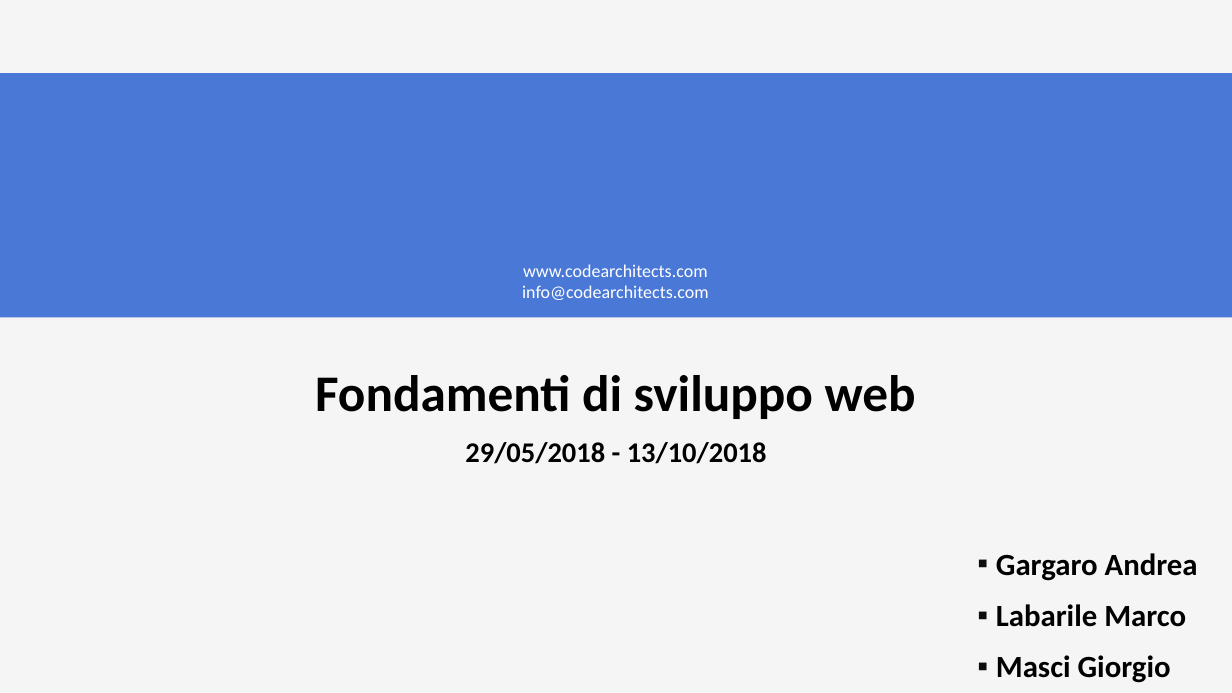
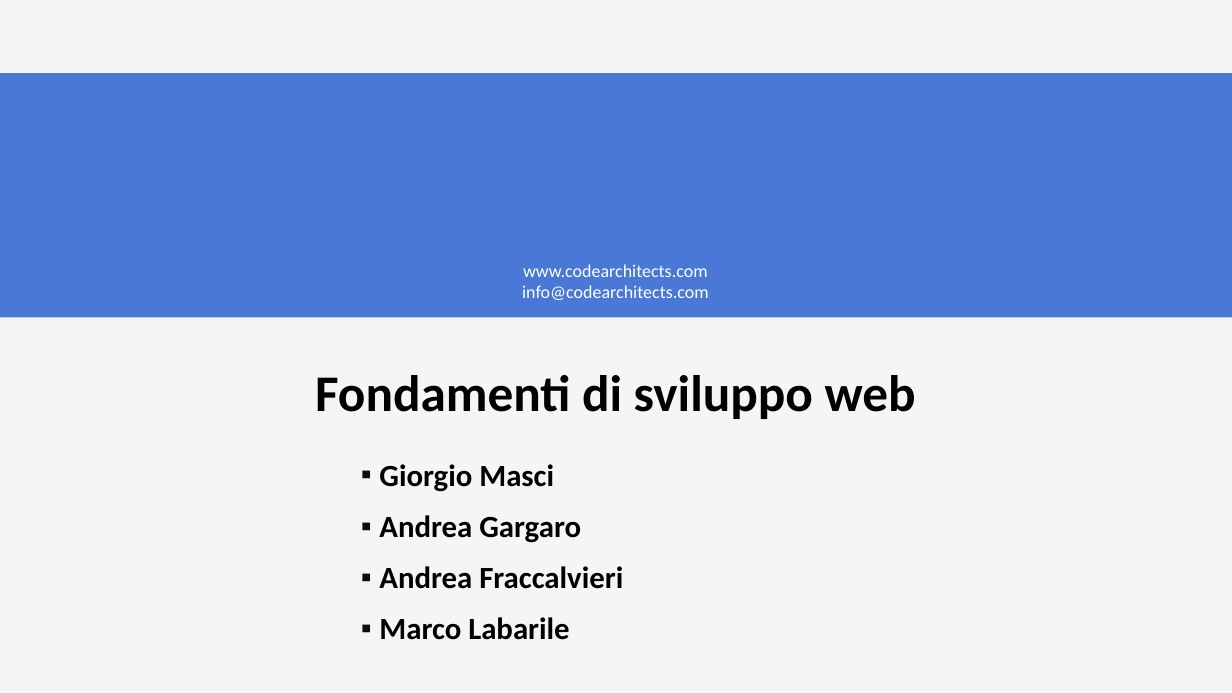
Before and after one commit to CodeArchitectsTraining/fondamenti-sviluppo-web-29052018, a slide deck: slide 1 of slides/html.pptx. Drawn at 1232x693 pixels with LibreOffice and Linux fonts; fonts in the diff are those of the drawing; background and template pictures are left out. Boxes give left, top, right and bottom in pixels: in the first picture for what was removed or moved away, otherwise in the second. Text is boxed around its words. In the diff, an @@ line names an element or a change of style, - is before the commit and + after.

```diff
--- a/slides/html.pptx
+++ b/slides/html.pptx
@@ text removed at (465,442,767,464) @@
-29/05/2018 - 13/10/2018
@@ text at (379,464,623,640): text changed @@
-▪ Gargaro Andrea
-▪ Labarile Marco
-▪ Masci Giorgio
+▪ Giorgio Masci
+▪ Andrea Gargaro
+▪ Andrea Fraccalvieri
+▪ Marco Labarile
```
Also in this commit, not shown: 1 other slide changed, 1 slide added.
